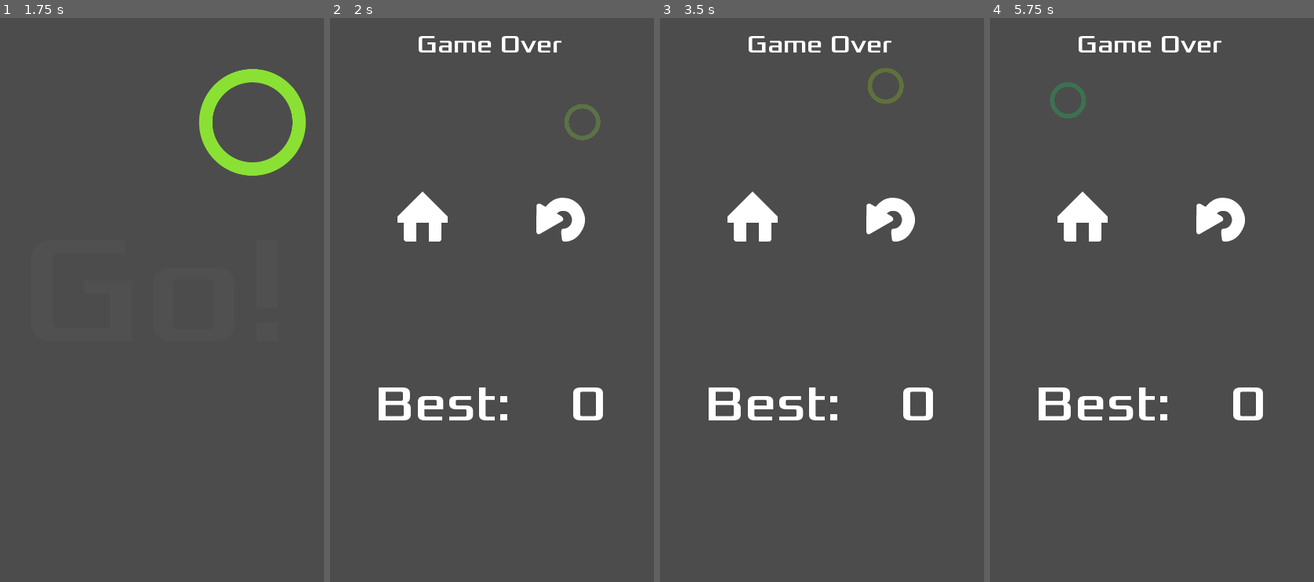
Above: before the commit, frames 1-4 (left to right).
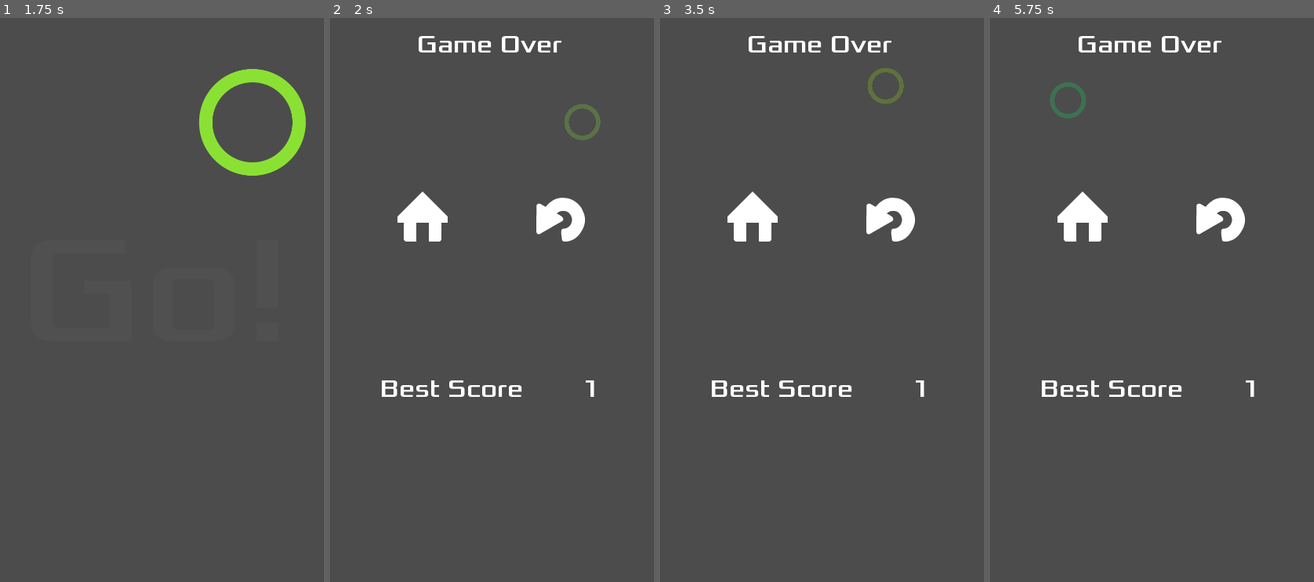
Above: after the commit, the same moments.

Repository: stewchan/circle-jump
Game: Godot game, scene res://objects/Main.tscn
The game is run twice, just before and just after one commit, with the same random seed, the same clock (stepped at 60 frames per second) and the same inputs.
Inputs (mouse positions are in pixels of both pictures, inside the frame that each line leads up to):
- Up to frame 1 (1.75 s): click (87, 215) at 0.5 s; move the mouse to (230, 260) at 1.27 s; click (230, 260) at 1.42 s
- Up to frame 2 (2 s): no input
- Up to frame 3 (3.5 s): click (886, 215) at 2 s; move the mouse to (747, 322) at 2.77 s; click (747, 322) at 2.92 s
- Up to frame 4 (5.75 s): click (1080, 215) at 3.5 s; click (1077, 215) at 4.25 s; move the mouse to (1177, 153) at 5.02 s; click (1177, 153) at 5.17 s

Frame 1 is identical in both runs. In frame 2, 1.7% of the frame differs, in the area x 15-85%, y 64-72%; in frame 3, 1.7%; in frame 4, 1.7%.

Commit message:
Update best score

Diff:
--- a/ui/BaseScreen.gd
+++ b/ui/BaseScreen.gd
@@ -16,5 +16,9 @@
 	tween.start()
 
 
+func set_highscore(score):
+	$Highscore.text = score
+
+
 func _on_TextEdit_meta_clicked(meta) -> void:
 	OS.shell_open(meta)
--- a/ui/GameOverScreen.tscn
+++ b/ui/GameOverScreen.tscn
@@ -6,7 +6,7 @@
 [ext_resource path="res://assets/fonts/Xolonium-Regular.ttf" type="DynamicFontData" id=4]
 
 [sub_resource type="DynamicFont" id=1]
-size = 64
+size = 32
 font_data = ExtResource( 4 )
 
 [node name="GameOverScreen" instance=ExtResource( 1 )]
@@ -14,8 +14,27 @@
 [node name="Label" parent="MarginContainer/VBoxContainer" index="0"]
 text = "Game Over"
 
-[node name="Buttons" parent="MarginContainer/VBoxContainer" index="1"]
-margin_bottom = 289.0
+[node name="Buttons2" parent="MarginContainer/VBoxContainer" index="1"]
+margin_top = 189.0
+margin_bottom = 228.0
+
+[node name="Label" type="Label" parent="MarginContainer/VBoxContainer/Buttons2" index="0"]
+margin_left = 75.0
+margin_right = 257.0
+margin_bottom = 39.0
+custom_fonts/font = SubResource( 1 )
+text = "Best Score"
+
+[node name="Highscore" type="Label" parent="MarginContainer/VBoxContainer/Buttons2" index="1"]
+margin_left = 332.0
+margin_right = 355.0
+margin_bottom = 39.0
+custom_fonts/font = SubResource( 1 )
+text = "0"
+
+[node name="Buttons" parent="MarginContainer/VBoxContainer" index="2"]
+margin_top = 378.0
+margin_bottom = 478.0
 
 [node name="Home" type="TextureButton" parent="MarginContainer/VBoxContainer/Buttons" index="0" groups=["buttons"]]
 margin_left = 77.0
@@ -28,21 +47,3 @@
 margin_right = 352.0
 margin_bottom = 100.0
 texture_normal = ExtResource( 3 )
-
-[node name="Buttons2" parent="MarginContainer/VBoxContainer" index="2"]
-margin_top = 439.0
-margin_bottom = 517.0
-
-[node name="Label" type="Label" parent="MarginContainer/VBoxContainer/Buttons2" index="0"]
-margin_left = 68.0
-margin_right = 242.0
-margin_bottom = 78.0
-custom_fonts/font = SubResource( 1 )
-text = "Best:"
-
-[node name="Highscore" type="Label" parent="MarginContainer/VBoxContainer/Buttons2" index="1"]
-margin_left = 317.0
-margin_right = 362.0
-margin_bottom = 78.0
-custom_fonts/font = SubResource( 1 )
-text = "0"
--- a/ui/Screens.gd
+++ b/ui/Screens.gd
@@ -72,4 +72,5 @@
 
 
 func game_over():
+	$GameOverScreen/MarginContainer/VBoxContainer/Buttons2/Highscore.text = str(Settings.highscore)
 	change_screen($GameOverScreen)
--- a/ui/Screens.tscn
+++ b/ui/Screens.tscn
@@ -16,7 +16,17 @@
 
 [node name="GameOverScreen" parent="." instance=ExtResource( 3 )]
 
+[node name="Buttons" parent="GameOverScreen/MarginContainer/VBoxContainer" index="1"]
+margin_top = 189.0
+margin_bottom = 289.0
+
+[node name="Buttons2" parent="GameOverScreen/MarginContainer/VBoxContainer" index="2"]
+margin_top = 439.0
+margin_bottom = 478.0
+
 [node name="AboutScreen" parent="." instance=ExtResource( 6 )]
 
 [node name="Click" type="AudioStreamPlayer" parent="."]
 stream = ExtResource( 5 )
+
+[editable path="GameOverScreen"]
